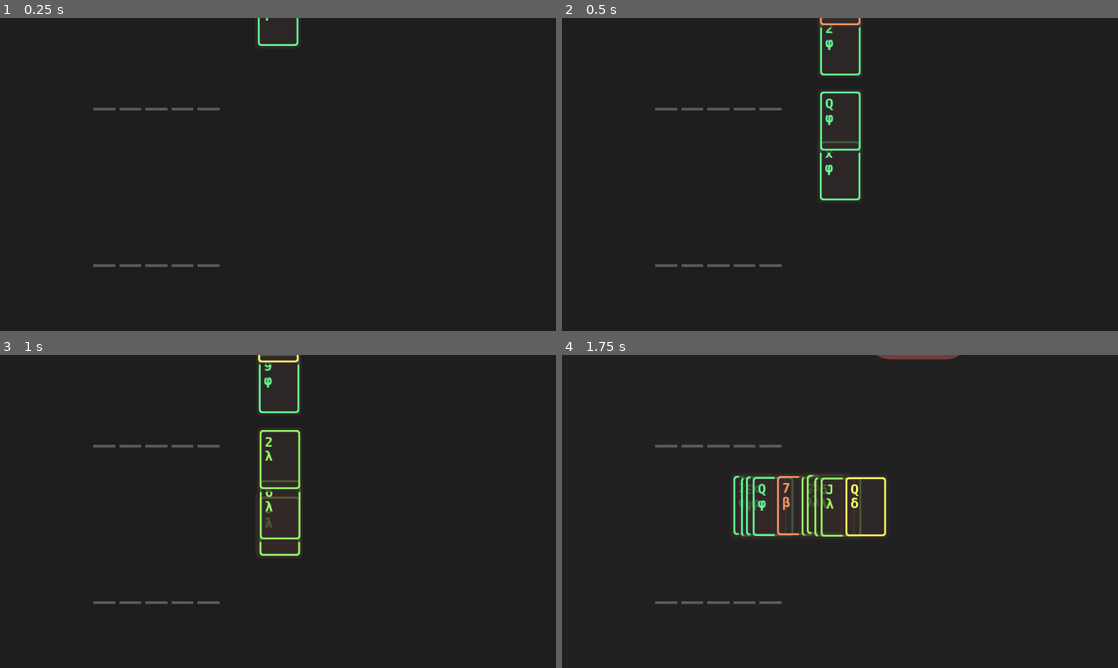
Above: before the commit, frames 1-4 (two rows, left to right).
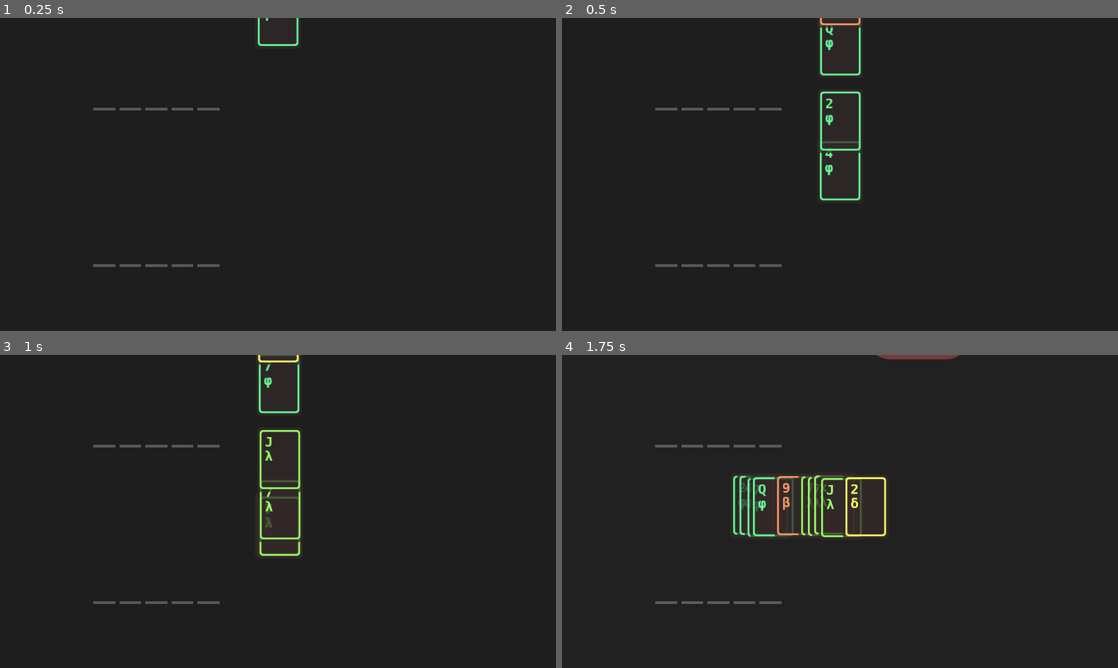
Above: after the commit, the same moments.

Repository: irisxerno/godot-cardinality-9
Game: Godot game, scene res://scene/Main.tscn
The game is run twice, just before and just after one commit, with the same random seed, the same clock (stepped at 60 frames per second) and the same inputs.
Inputs (mouse positions are in pixels of both pictures, inside the frame that each line leads up to):
- Up to frame 1 (0.25 s): no input
- Up to frame 2 (0.5 s): no input
- Up to frame 3 (1 s): tap Enter (ui_accept) at 0.5, 0.77 s; move the mouse to (400, 495) at 0.52 s; click (400, 495) at 0.67 s
- Up to frame 4 (1.75 s): move the mouse to (728, 527) at 1.27 s; click (728, 527) at 1.42 s; tap Enter (ui_accept) at 1.52 s

Frame 1 is identical in both runs. In frame 2, less than 0.1% of the frame differs, in the area x 47-49%, y 2-45%; in frame 3, less than 0.1%; in frame 4, 1.2%, in the area x 30-54%, y 38-59%.

Commit message:
add a card

Diff:
--- a/script/Card.gd
+++ b/script/Card.gd
@@ -27,7 +27,7 @@
 	var rng = RandomNumberGenerator.new()
 	rng.randomize()
 	if test:
-		value = rng.randi_range(2,13)
+		value = rng.randi_range(1,13)
 		suit = rng.randi_range(1,9)
 	update_face()
 
@@ -35,6 +35,8 @@
 func update_face():
 	if self.value >= 10 and self.value <= 13:
 		$Face/Value.text = value_visual_10[self.value-10]
+	elif self.value == 1:
+		$Face/Value.text = "A"
 	else:
 		$Face/Value.text = str(value)
 	$Face/Suit.text = suit_visual[self.suit]
@@ -77,6 +79,12 @@
 	to_alpha(0)
 
 
+func b_value():
+	if self.value == 1:
+		return 15
+	return self.value
+
+
 func flip():
 	face_up = !face_up
 	update_face()
--- a/script/Savior.gd
+++ b/script/Savior.gd
@@ -22,7 +22,7 @@
 var color
 var idle_filter
 
-var version = 0
+var version = 1
 
 var save_data
 var savefile_json
--- a/script/Tally.gd
+++ b/script/Tally.gd
@@ -69,10 +69,9 @@
 		for inst in s[k]:
 			if inst.diamond:
 				var h = 1.0/9.0*(k-1) + 0.5/9.0
-				emit_signal("napkin", Color.from_hsv(h, 0.6, 1))
-				ii /= inst.value
+				ii /= inst.b_value()
 			else:
-				ii *= inst.value
+				ii *= inst.b_value()
 		i += ii
 	return i
 
--- a/script/WorldGeneration.gd
+++ b/script/WorldGeneration.gd
@@ -19,7 +19,7 @@
 
 
 func c():
-	return rng.randi_range(2, 13)
+	return rng.randi_range(1, 13)
 
 
 func iq():
@@ -36,7 +36,7 @@
 
 func _rand_tile_num(w, h):
 	var ii = 0
-	ii += _rand_roll(5, h, 13)
+	ii += _rand_roll(5, h, 12)
 	for i in range(w):
 		ii += _rand_roll(5, h, 5)
 	return ii
